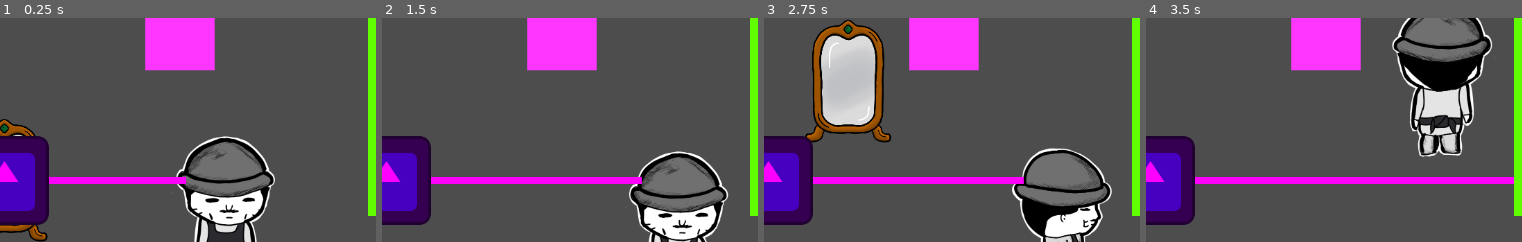
Above: before the commit, frames 1-4 (left to right).
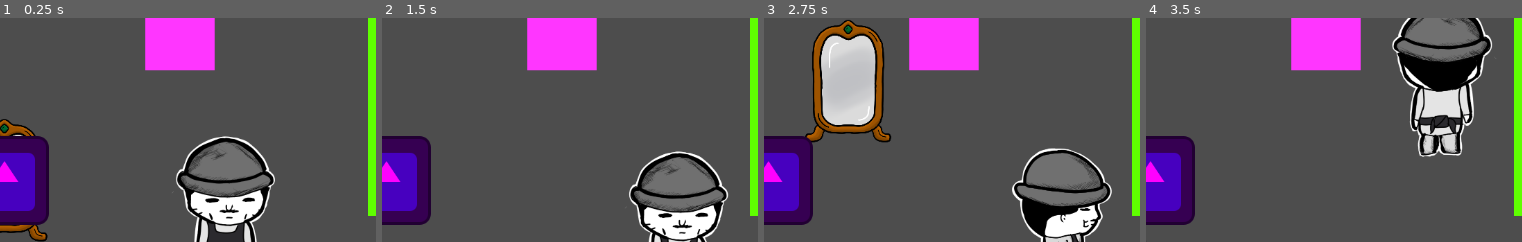
Above: after the commit, the same moments.

Repository: londek/bazylustra
Game: Godot game, scene res://scenes/levels/level.tscn
Two runs of this game, one before a commit and one after it. Both use one fixed random seed, a clock stepped at 60 frames per second and the inputs below. The engine's default icon, where the game draws it, is replaced by a stand-in: a white triangle on a blue panel in a dark square.
Inputs (mouse positions are % of the whole screen's width and height, from its top left):
- Up to frame 1 (0.25 s): no input
- Up to frame 2 (1.5 s): tap Enter at 0.5 s; move the mouse to (70, 45) at 0.52 s; hold D (right) 0.53-1.28 s; tap Space at 1.25 s; move the mouse to (26, 55) at 1.27 s; hold S (down) from 1.28 s (still down)
- Up to frame 3 (2.75 s): tap Enter at 2 s; move the mouse to (58, 28) at 2.02 s; release S (down) at 2.03 s; hold D (right) from 2.03 s (still down)
- Up to frame 4 (3.5 s): tap Space at 2.75 s; move the mouse to (42, 70) at 2.77 s; release D (right) at 2.78 s; hold W (up) from 2.78 s (still down)
The pictures show only the part of the screen within x 46-96%, y 14-64%; the shares and areas given below are measured in that part.

The runs differ from the first frame. In frame 1, 1.1% of the frame differs, in the area x 13-50%, y 70-75%; in frame 2, 1.8%; in frame 3, 1.8%; in frame 4, 2.7%, in the area x 13-98%, y 70-75%.
Error after the commit: Parse Error: Could not find type "Prism" in the current scope. (res://scenes/objects/laser.gd:62)

Commit message:
feat: add prism

Diff:
--- a/scenes/levels/level.tscn
+++ b/scenes/levels/level.tscn
@@ -7,10 +7,7 @@
 [ext_resource type="PackedScene" uid="uid://cyo23umo4frlx" path="res://scenes/objects/laser.tscn" id="7_d6bhu"]
 [ext_resource type="PackedScene" uid="uid://b88ob7vy8avf3" path="res://scenes/objects/sheep.tscn" id="7_fuu4i"]
 [ext_resource type="PackedScene" uid="uid://ckmtxj0i6w06o" path="res://scenes/objects/mirror.tscn" id="7_msqvj"]
-
-[sub_resource type="Curve" id="Curve_nun3p"]
-_data = [Vector2(0, 1), 0.0, 0.0, 0, 0, Vector2(1, 1), 0.0, 0.0, 0, 0]
-point_count = 2
+[ext_resource type="PackedScene" uid="uid://umfj3l0v6mu0" path="res://scenes/objects/prism.tscn" id="8_hifb8"]
 
 [node name="level" type="Node2D"]
 
@@ -63,10 +60,6 @@
 [node name="Laser" parent="." instance=ExtResource("7_d6bhu")]
 modulate = Color(1, 0, 1, 1)
 position = Vector2(-255, -90)
-width = 10.0
-width_curve = SubResource("Curve_nun3p")
-default_color = Color(1, 0, 1, 1)
-joint_mode = 2
 
 [node name="Camera2D" type="Camera2D" parent="."]
 position = Vector2(0, 1)
@@ -74,3 +67,6 @@
 
 [node name="Sheep" parent="." instance=ExtResource("7_fuu4i")]
 position = Vector2(291, 82)
+
+[node name="Prism" parent="." instance=ExtResource("8_hifb8")]
+position = Vector2(-87, 148)
--- a/scenes/objects/laser.gd
+++ b/scenes/objects/laser.gd
@@ -1,44 +1,79 @@
 class_name Laser
 
-extends Line2D
+extends Node2D
 
 @export var angle: float = 0
 
-const MAX_BOUNCES = 10
+@export var color: Color = Color.WHITE
+@export var width: float = 1
+
+class Line:
+	var a: Vector2
+	var b: Vector2
+
+var lines: Array[Line] = []
+
+const MAX_DEPTH := 10
+const RAY_LENGTH := 10000
+const PRISM_ARM_ANGLE := 30
+
+func _draw() -> void:
+	for line in lines:
+		super.draw_line(line.a, line.b, color, width, true)
 
 func _ready() -> void:
 	pass
 
 func _process(_delta: float) -> void:
-	var angle_rad = deg_to_rad(angle)
+	#var new_points := PackedVector2Array()
+	#new_points.append(Vector2.ZERO)
+	#points.clear()
+	#clear_points()
+	#add_point(Vector2.ZERO)
+	lines.clear()
+	draw_ray(to_global(Vector2.ZERO), Vector2.from_angle(deg_to_rad(angle)))
+	queue_redraw()
+	#print(points.size())
+	#points = new_points
+
+func draw_ray(current_point, current_angle, last=null, depth=0):
+	if depth > MAX_DEPTH:
+		return
+
+	var ray = current_point+current_angle*RAY_LENGTH
 
 	var space_state = get_world_2d().direct_space_state
-	var new_points = PackedVector2Array()
-	new_points.append(Vector2.ZERO)
+	var query = PhysicsRayQueryParameters2D.create(current_point, ray)
+	if last != null:
+		query.exclude = [last]
 
-	var current_angle = Vector2.from_angle(angle_rad)
-	var last = null
-	for i in range(MAX_BOUNCES):
-		var current_point = to_global(new_points[i])
-		var ray = current_point+current_angle*1000
+	var result = space_state.intersect_ray(query)
+	if !result:
+		draw_line2(to_local(current_point), to_local(ray))
+		return
 
-		var query = PhysicsRayQueryParameters2D.create(current_point, ray)
-		if last != null:
-			query.exclude = [last]
+	if result.collider.has_method("_on_hit_with_laser"):
+		result.collider._on_hit_with_laser()
 
-		var result = space_state.intersect_ray(query)
-		if result:
-			if result.collider.has_method("_on_hit_with_laser"):
-				result.collider._on_hit_with_laser()
+	last = result.collider
 
-			new_points.append(to_local(result.position))
-			if result.collider.collision_layer != 2:
-				break
+	draw_line2(to_local(current_point), to_local(result.position))
 
-			last = result.collider
-			current_angle = current_angle.bounce(result.normal)
-		else:
-			new_points.append(to_local(ray))
-			break
+	if result.collider is Prism:
+		draw_ray(result.position, current_angle.rotated(deg_to_rad(PRISM_ARM_ANGLE)), last, depth+1)
+		draw_ray(result.position, current_angle.rotated(deg_to_rad(-PRISM_ARM_ANGLE)), last, depth+1)
+		return
 
-	points = new_points
+	if result.collider.collision_layer != 2:
+		return
+
+	current_angle = current_angle.bounce(result.normal)
+
+	draw_ray(result.position, current_angle, last, depth+1)
+
+func draw_line2(a: Vector2, b: Vector2) -> void:
+	var line = Line.new()
+	line.a = a
+	line.b = b
+
+	lines.append(line)
--- a/scenes/objects/laser.tscn
+++ b/scenes/objects/laser.tscn
@@ -3,9 +3,10 @@
 [ext_resource type="Script" path="res://scenes/objects/laser.gd" id="1_ftxar"]
 [ext_resource type="Texture2D" uid="uid://cu7ktd8pj1amo" path="res://icon.svg" id="2_f8uf3"]
 
-[node name="Laser" type="Line2D"]
-width = 1.0
+[node name="Laser" type="Node2D"]
 script = ExtResource("1_ftxar")
+color = Color(0.966218, 0.948427, 1, 1)
+width = 10.0
 
 [node name="Sprite2D" type="Sprite2D" parent="."]
 texture = ExtResource("2_f8uf3")
